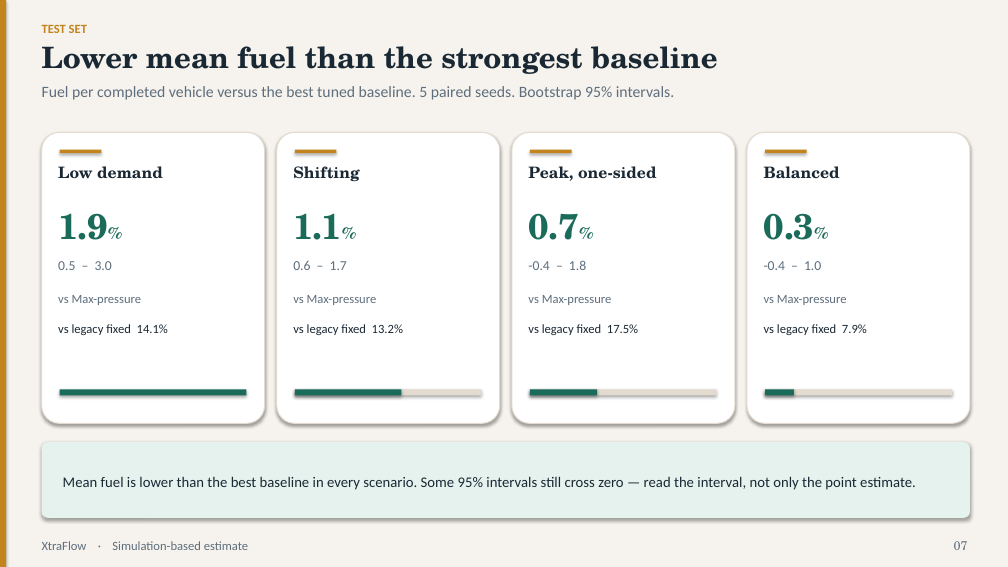
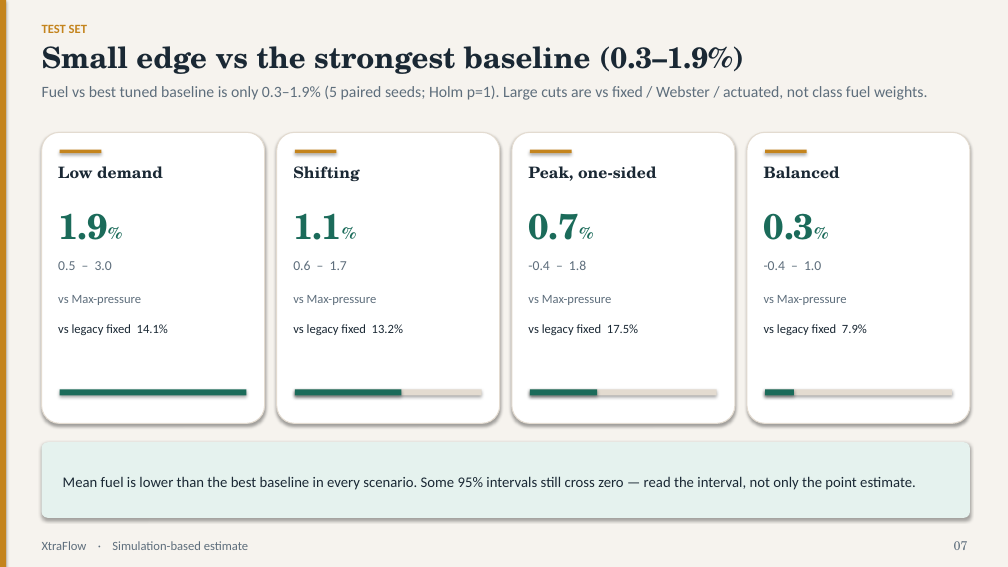
Before and after one commit to couder-04/XtraFlow, a slide deck: slide 7 of results/deck.pptx. Drawn at 1008x567 pixels with LibreOffice and Linux fonts; fonts in the diff are those of the drawing. Boxes give left, top, right and bottom in pixels: in the first picture for what was removed or moved away, otherwise in the second. Text is boxed around its words. In the diff, an @@ line names an element or a change of style, - is before the commit and + after.

```diff
--- a/results/deck.pptx
+++ b/results/deck.pptx
@@ text at <box>42,46,744,74</box>: text changed @@
-Lower mean fuel than the strongest baseline
+Small edge vs the strongest baseline (0.3–1.9%)
@@ text at <box>42,86,927,100</box>: text changed @@
-Fuel per completed vehicle versus the best tuned baseline. 5 paired seeds. Bootstrap 95% intervals.
+Fuel vs best tuned baseline is only 0.3–1.9% (5 paired seeds; Holm p=1). Large cuts are vs fixed / Webster / actuated, not class fuel weights.
```
Also in this commit, not shown: 11 other slides changed, 6 slides added, 1 slide removed, 2 other files.
